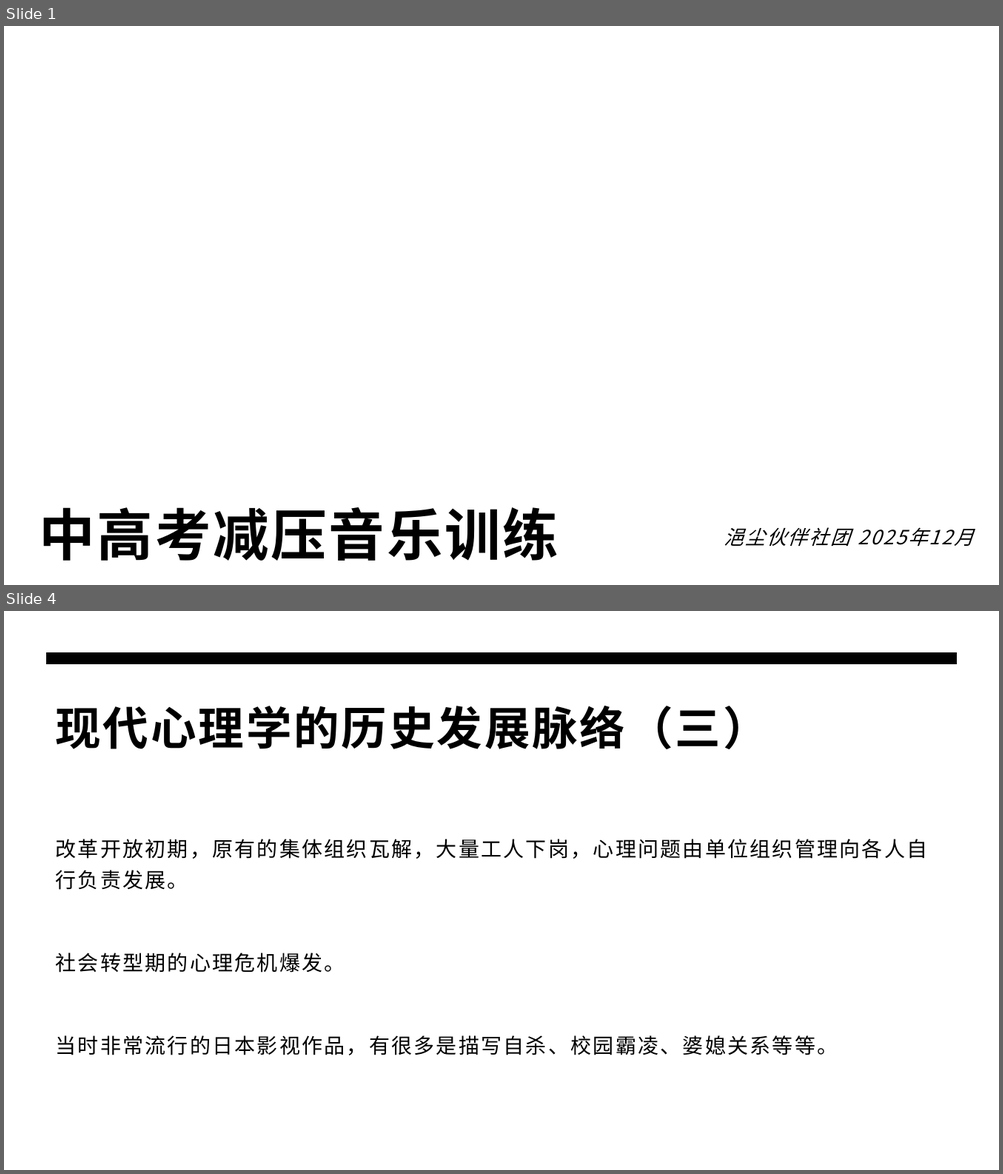
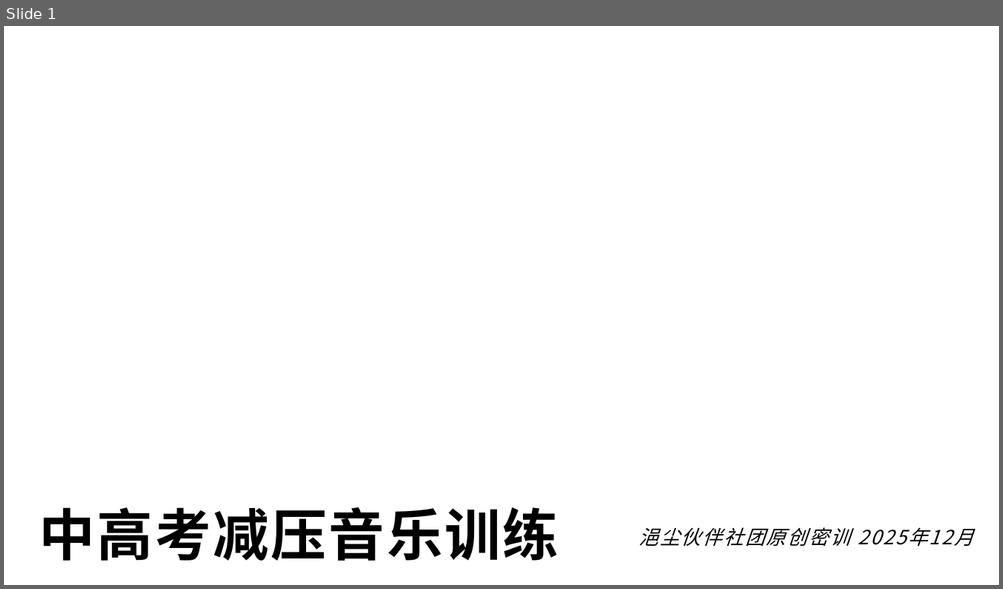
Before and after one commit to panxibei/writing, a slide deck: 44_心理学/浥尘伙伴社团原创：中高考音乐减压心理训练/PPT制作素材/浥尘伙伴社团原创：中高考音乐减压心理训练.pptx. Shown one above the other, each under a label of ours: slides 1 and 4 before the commit, slide 1 after it; the slides between them are not shown. The pictures are 1003x1174 and 1003x589 pixels, drawn with LibreOffice and Linux fonts; fonts in the diff are those of the drawing; background and template pictures are left out. Boxes give left, top, right and bottom in pixels: in the first picture for what was removed or moved away, otherwise in the second. Text is boxed around its words. In the diff, an @@ line names an element or a change of style, - is before the commit and + after.

```diff
--- a/44_心理学/浥尘伙伴社团原创：中高考音乐减压心理训练/PPT制作素材/浥尘伙伴社团原创：中高考音乐减压心理训练.pptx
+++ b/44_心理学/浥尘伙伴社团原创：中高考音乐减压心理训练/PPT制作素材/浥尘伙伴社团原创：中高考音乐减压心理训练.pptx
@@ slide 4 removed at box(4, 611, 999, 1170), background #FFFFFF @@
@@ freeform shape removed at box(46, 652, 957, 665) @@
@@ title removed at box(56, 706, 768, 749) @@
-现代心理学的历史发展脉络（三）
@@ text removed at box(56, 839, 928, 1056) @@
-改革开放初期，原有的集体组织瓦解，大量工人下岗，心理问题由单位组织管理向各人自行负责发展。
-社会转型期的心理危机爆发。
-当时非常流行的日本影视作品，有很多是描写自杀、校园霸凌、婆媳关系等等。
@@ slide 1 changed as well @@
@@ subtitle at box(639, 528, 973, 546): text changed @@
-浥尘伙伴社团 2025年12月
+浥尘伙伴社团原创密训 2025年12月
```
Also in this commit, not shown: 24 slides added, 29 other slides removed, 2 other files.
